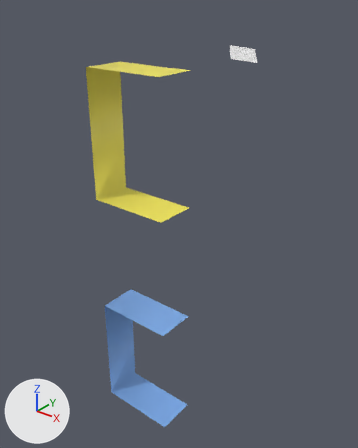
One commit to the FBX model test/demo/scene3d/assets/motion/rig.fbx: the scene before it, then after it.
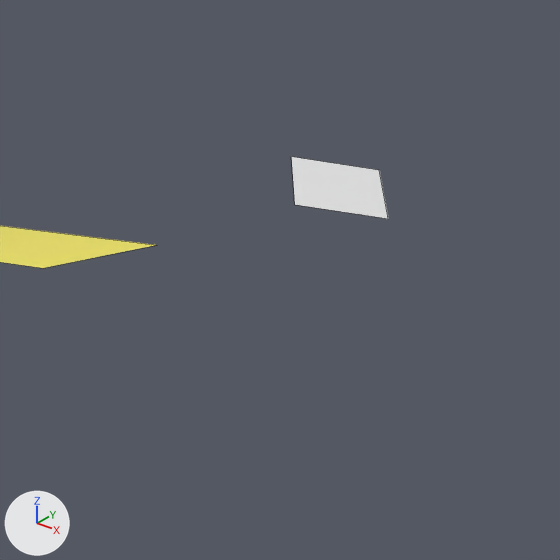
Each version is shown whole from a 50 mm camera at (0.367, -0.39, 0.689) aimed at (0.024, 0.039, 0.423), then close up on the part from 41% to 86% of the width and 0% to 36% of the height. Lighting does not change. The marker at lower left points along +X, +Y and +Z. The first two pictures are the older version. The close-ups show mesh edges as thin lines. Where no turn or scale is listed for an object, it has been applied to the vertices.

The scene before the commit, as lines of its bpy script (objects in view):
```python
me_body = bpy.data.meshes.new('Body')
me_body.from_pydata(...)  # 16 vertices, 6 faces; spans x -0.051..0.051, y -0.025..0.025, z 0.102..0.559
me_body.polygons.foreach_set('use_smooth', [True] * 6)
# faces by material slot: [3, 3]
me_body.materials.append(mat_cloth)  # blue #7caae7
me_body.materials.append(mat_trim)  # yellow #f3e759
me_prop = bpy.data.meshes.new('Prop')
me_prop.from_pydata([(0.0, 0.0, 0.0), (1.0, 0.0, 0.0), (1.0, 1.0, 0.0), (0.0, 1.0, 0.0)], [], [(0, 1, 2, 3)])
me_prop.polygons.foreach_set('use_smooth', [True] * 1)
ob_body = bpy.data.objects.new('Body', me_body)
ob_body.location = (0.0, 0.0, 0.0508)
ob_hand = bpy.data.objects.new('Hand', None)
ob_hand.parent = ob_lower
ob_hand.location = (0.0, 0.0, 6.0)
ob_prop = bpy.data.objects.new('Prop', me_prop)
ob_prop.parent = ob_hand
ob_prop.location = (0.0, 1.0, 1.0)
```
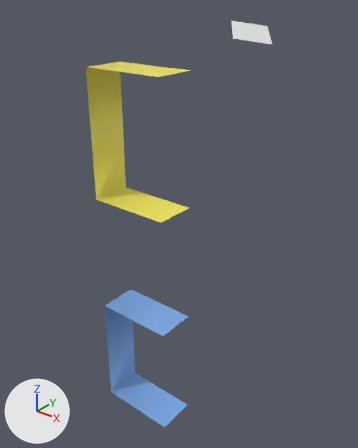
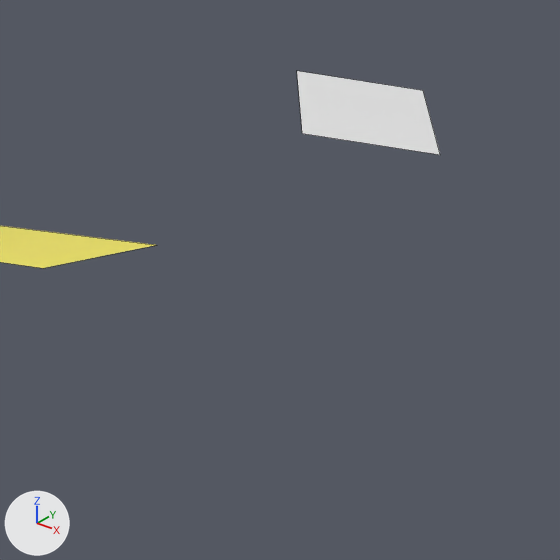
ob_hand is not drawn itself; it is the parent of ob_finger2, ob_finger1, ob_prop.

What differs and where, as boxes (x1, y1, x2, y2) in the close-ups (560 x 560 px):
'Prop', rescaled (47% wider, 35% taller): before (291, 157, 388, 219); after (297, 71, 440, 155)

Patch to the scene script:
```diff
--- a/test/demo/scene3d/assets/motion/rig.fbx.py
+++ b/test/demo/scene3d/assets/motion/rig.fbx.py
@@ ob_hand @@
 ob_hand.location = (0.0, 0.0, 6.0)
+ob_hand.scale = (1.5, 1.5, 1.5)
```
